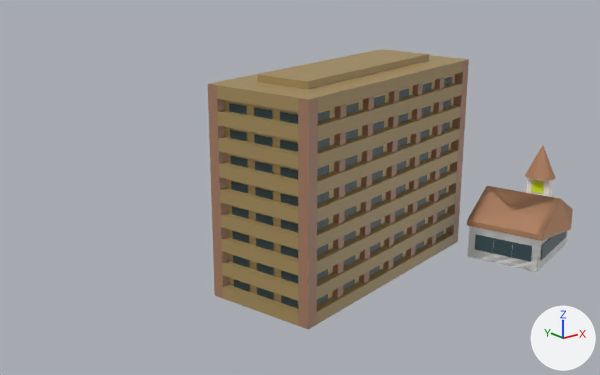
The Blender file build3.blend, before and after one commit.
Both versions are drawn from a 50 mm lens placed at (-7.57, -8.94, 4.82), pointed at (-0.71, -0.37, 1.4). The lights are fixed; the arrows at lower right show +X, +Y and +Z.

In view in the first picture: '円錐', '立方体', '立方体.001', '立方体.002', '立方体.003', '立方体.007', '立方体.008', '立方体.009', '立方体.010', '立方体.011', '立方体.012', '立方体.013', '立方体.014', '立方体.016', '立方体.017', '立方体.018'.
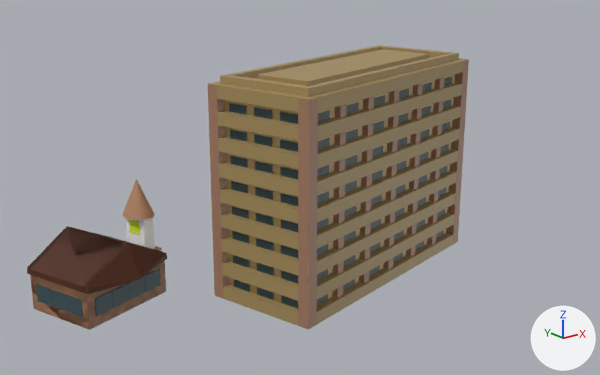
Commit message: blenderをコミット

Changed parts and their boxes [x1, y1, x2, y2] in the pictures (600 x 375 px):
'立方体.014', recoloured, reshaped, moved (32% wider, 19% taller)
    before: [467, 177, 573, 272]
    after: [27, 217, 167, 330]
'立方体.013', reshaped (6% taller)
    before: [209, 49, 469, 112]
    after: [209, 45, 469, 112]
'立方体.017', moved
    before: [475, 234, 532, 262]
    after: [36, 284, 83, 317]
'立方体.016', moved
    before: [540, 231, 567, 260]
    after: [95, 269, 161, 316]
'円錐', moved
    before: [525, 145, 555, 180]
    after: [122, 179, 155, 220]
'立方体.018', moved
    before: [531, 180, 544, 194]
    after: [129, 219, 140, 235]
'立方体.015', moved (not visible before)
    after: [155, 246, 162, 251]
part 1 of me_立方体_013, added (brown)
    after: [209, 45, 469, 112]
part 2 of me_立方体_014, recoloured
    before: [468, 226, 539, 272]
    after: [30, 276, 90, 330]

The change, as a list of edits to the scene's bpy script:
```text
Change mat_マテリアル_014:
    mat_マテリアル_014.base_color: (1.0, 1.0, 1.0) -> (0.456, 0.231, 0.122)  # white #ffffff -> orange #b48462
Change mat_マテリアル_015:
    mat_マテリアル_015.base_color: (0.456, 0.231, 0.122) -> (0.0844, 0.0194, 0.00478)  # orange #b48462 -> brown #52260f
Add mat_マテリアル_021:
    mat_マテリアル_021 = principled_material('マテリアル.021')
    mat_マテリアル_021.base_color = (1.0, 1.0, 1.0)  # white #ffffff
Add mat_マテリアル_022:
    mat_マテリアル_022 = principled_material('マテリアル.022')
    mat_マテリアル_022.base_color = (0.456, 0.231, 0.122)  # orange #b48462
Change me_立方体_013:
    used by ob_立方体_013; location = (0.03, -0.52, 0.16); rotation_euler = (0.0, 0.0, 0.225), in degrees (0, 0, 13); scale = (0.465, 0.446, 0.0291)
    remove me_立方体_013.from_pydata(...)  # 106 vertices, 104 faces; spans x -4.13..4.13, y -1.79..1.79, z 90.62..99.72
    add me_立方体_013.from_pydata(...)  # 306 vertices, 304 faces; spans x -4.13..4.13, y -1.79..1.79, z 90.62..99.72
    me_立方体_013 part 1: 200 vertices added at x -4.13..4.13, y -1.79..1.79, z 90.62..99.72
Change me_立方体_014:
    used by ob_立方体_014; location = (2.41, -1.77, 0.38); rotation_euler = (-3.142, 0.0, 0.298), in degrees (-180, 0, 17); scale = (1.0, 1.0, 8.26)
    remove me_立方体_014.from_pydata(...)  # 277 vertices, 213 faces; spans x -0.7..0.86, y -0.72..0.76, z -0.09..0.03
    add me_立方体_014.from_pydata(...)  # 277 vertices, 212 faces; spans x -0.7..0.86, y -0.72..0.76, z -0.09..0.03
    me_立方体_014 part 2: 1 face spanning x -0.68, y -0.53..0.53, z -0.03..0.03 switches from mat_マテリアル_014 (white #ffffff) to mat_マテリアル_022 (orange #b48462)
    add me_立方体_014.materials.append(mat_マテリアル_021)  # white #ffffff
    add me_立方体_014.materials.append(mat_マテリアル_022)  # orange #b48462
Change ob_立方体_014:
    ob_立方体_014.location: (2.41, -1.77, 0.38) -> (-3.3, 0.63, 0.34)
Change ob_円錐:
    ob_円錐.location: (3.15, -1.54, 1.36) -> (-2.56, 0.86, 1.32)
Change ob_立方体_015:
    ob_立方体_015.location: (3.12, -1.55, 0.61) -> (-2.59, 0.85, 0.56)
Change ob_立方体_016:
    ob_立方体_016.location: (2.16, -2.4, 0.39) -> (-3.55, 0.0, 0.35)
Change ob_立方体_017:
    ob_立方体_017.location: (3.15, -1.85, 0.39) -> (-2.56, 0.55, 0.35)
Change ob_立方体_018:
    ob_立方体_018.location: (3.24, -1.52, 0.96) -> (-2.48, 0.88, 0.92)
```
